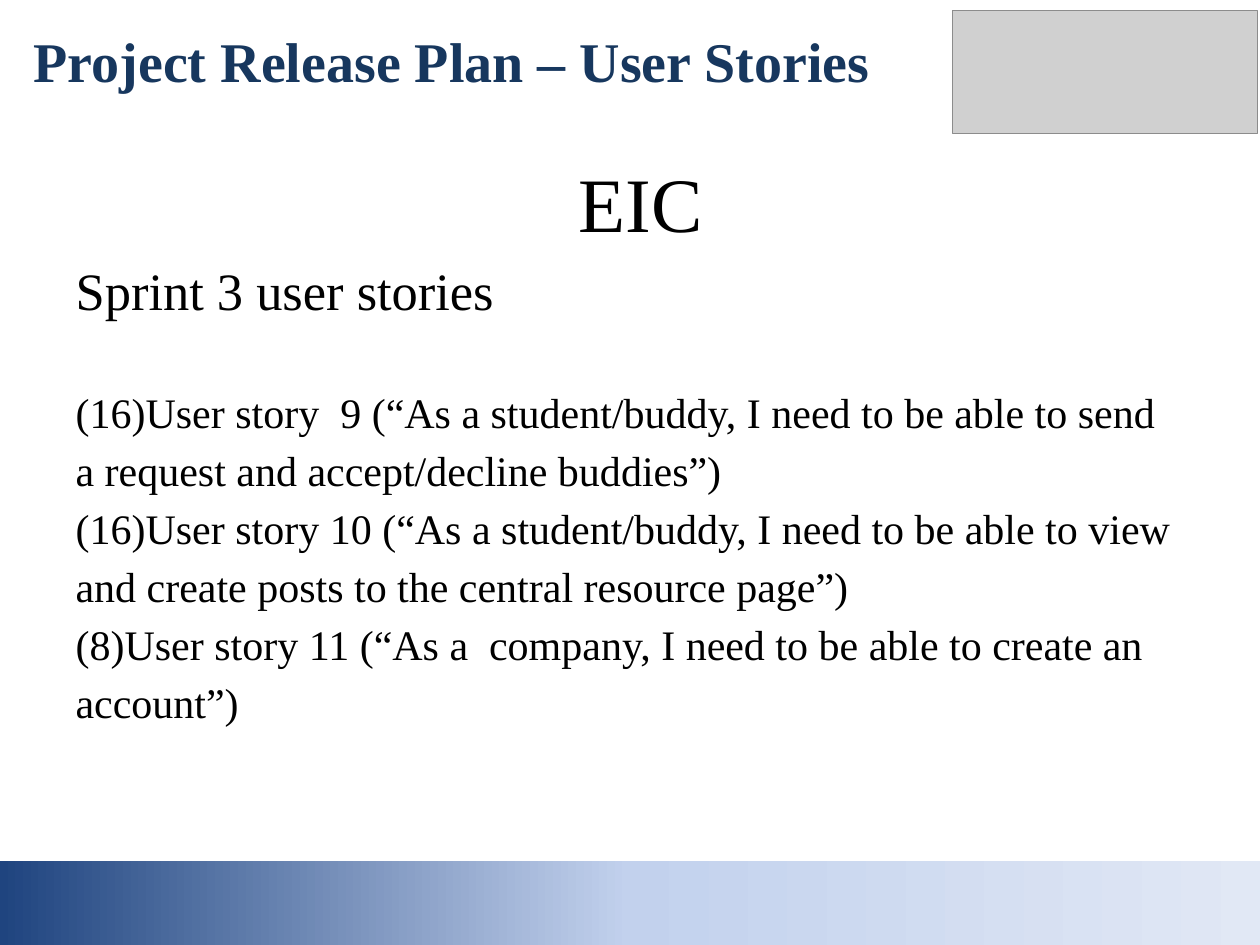
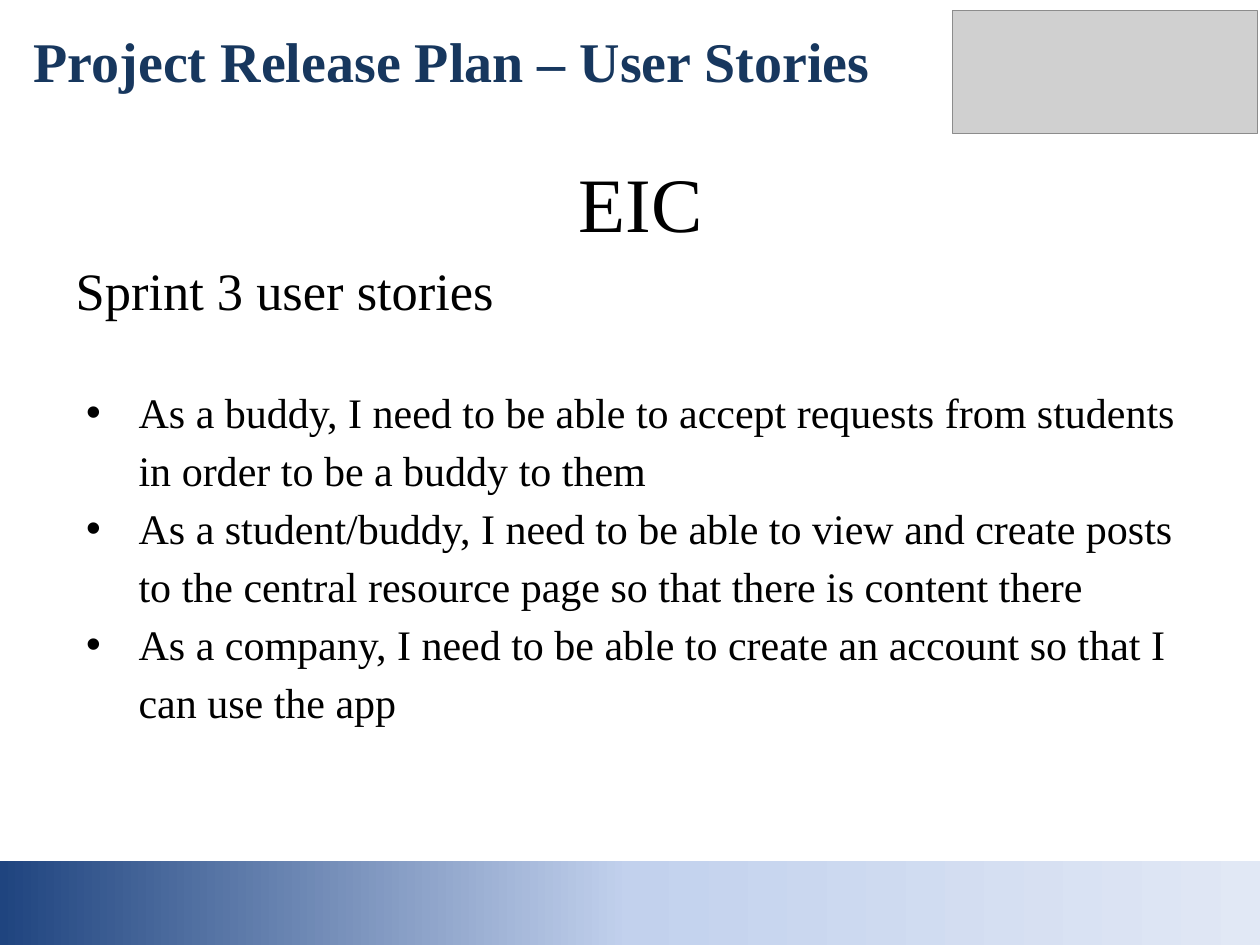
Before and after one commit to mpebbles/EIC, a slide deck: slide 5 of documents/EIC_initial_presentation.pptx. Drawn at 1260x945 pixels with LibreOffice and Linux fonts; fonts in the diff are those of the drawing; grey boxes stand for pictures. Boxes give left, top, right and bottom in pixels: in the first picture for what was removed or moved away, otherwise in the second. Text is boxed around its words. In the diff, an @@ line names an element or a change of style, - is before the commit and + after.

```diff
--- a/documents/EIC_initial_presentation.pptx
+++ b/documents/EIC_initial_presentation.pptx
@@ text at box(139, 398, 1175, 727): text changed @@
-(16)User story 9 (“As a student/buddy, I need to be able to send a request and accept/decline buddies”)
-(16)User story 10 (“As a student/buddy, I need to be able to view and create posts to the central resource page”)
-(8)User story 11 (“As a company, I need to be able to create an account”)
+• As a buddy, I need to be able to accept requests from students in order to be a buddy to them
+• As a student/buddy, I need to be able to view and create posts to the central resource page so that there is content there
+• As a company, I need to be able to create an account so that I can use the app
```
Also in this commit, not shown: 5 other slides changed, 2 other files.
